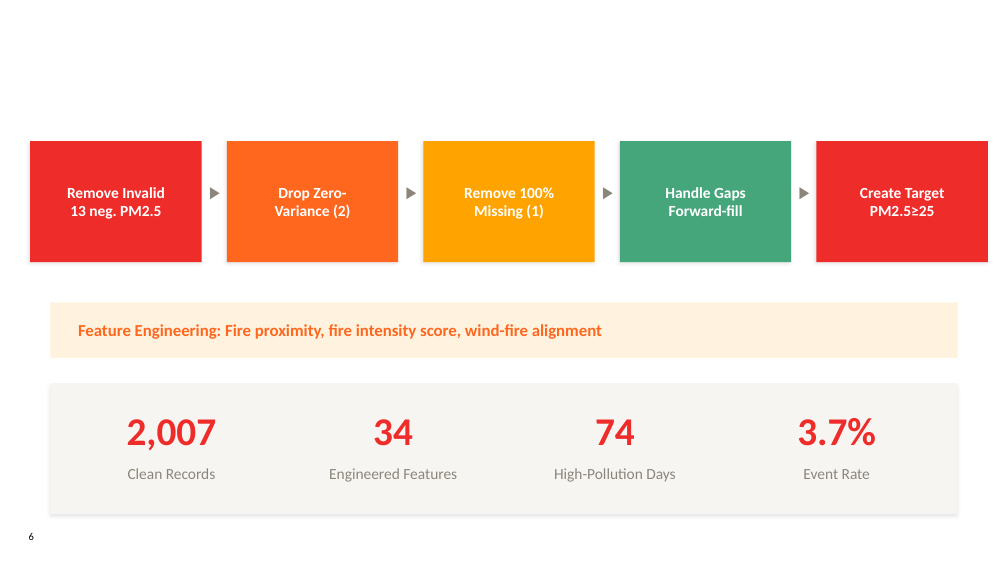
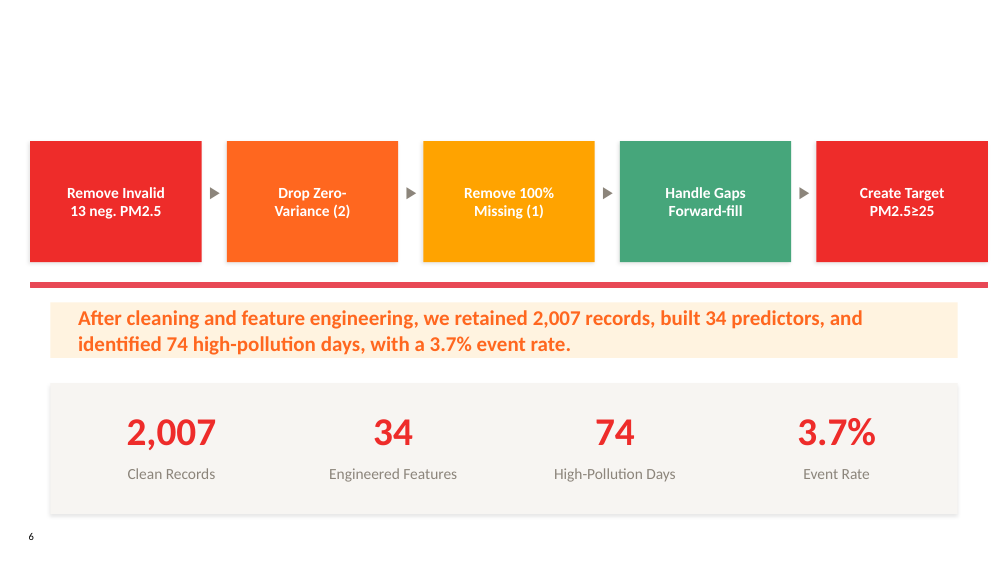
Before and after one commit to JiagengMi/engo645_2026_winter, a slide deck: slide 6 of ENGO645_Final_Presentation.pptx. Drawn at 1008x567 pixels with LibreOffice and Linux fonts; fonts in the diff are those of the drawing; background and template pictures are left out. Boxes give left, top, right and bottom in pixels: in the first picture for what was removed or moved away, otherwise in the second. Text is boxed around its words. In the diff, an @@ line names an element or a change of style, - is before the commit and + after.

```diff
--- a/ENGO645_Final_Presentation.pptx
+++ b/ENGO645_Final_Presentation.pptx
@@ rectangle added at [30,282,988,287], fill #E84855, outline #E84855 1 pt @@
@@ text at [78,310,863,355]: text changed; size 16 to 20 pt @@
-Feature Engineering: Fire proximity, fire intensity score, wind-fire alignment
+After cleaning and feature engineering, we retained 2,007 records, built 34 predictors, and identified 74 high-pollution days, with a 3.7% event rate.
```
Also in this commit, not shown: 13 other slides changed, 26 other files.
